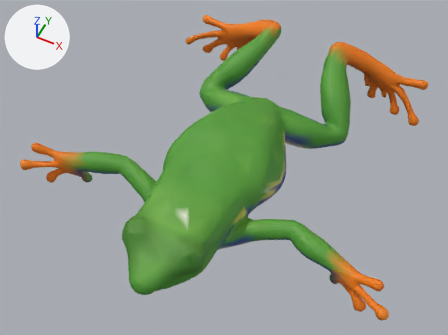
An edit to the glTF model public/assets/creatures/redeye.swim.lo.glb, drawn before and after from the same camera.
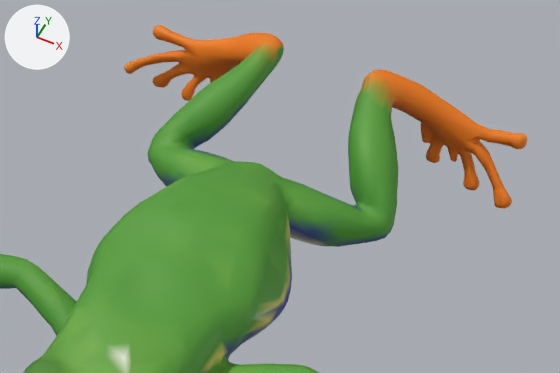
Old and new are each drawn whole from a 50 mm lens placed at (0.0441, -0.0818, 0.1226), pointed at (-0.0022, 0.0109, 0.0068) and again close up on the part from 25% to 100% of the width and 0% to 67% of the height. Every picture has the same lights, and +X, +Y and +Z are marked at upper left. The first two pictures are the older version. Where no turn or scale is listed for an object, it has been applied to the vertices.

The first close-up shows 'redeye.swim'.
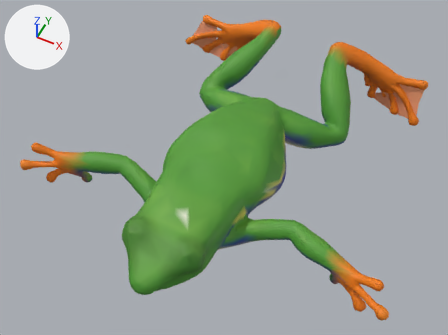
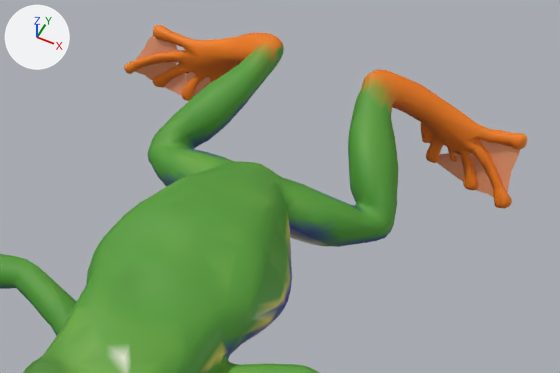
Boxes (x1, y1, x2, y2) around the edits, measured in the close-ups (560 x 373 px):
part 1 of me_redeye_swim, added (orange): after (135, 35, 211, 98)
part 2 of me_redeye_swim, added (orange): after (437, 139, 520, 197)

Patch to the scene script:
```diff
--- a/public/assets/creatures/redeye.swim.lo.glb.py
+++ b/public/assets/creatures/redeye.swim.lo.glb.py
@@ me_redeye_swim @@
 # used by ob_redeye_swim; location = (-0.0002, 0.0153, 0.0096)
-me_redeye_swim.from_pydata(...)  # 3502 vertices, 7000 faces; spans x -0.0466..0.0466, y -0.047..0.047, z -0.0117..0.0117
+me_redeye_swim.from_pydata(...)  # 3664 vertices, 7224 faces; spans x -0.0466..0.0466, y -0.047..0.047, z -0.0117..0.0117
+# me_redeye_swim part 1: a new loose piece of 93 vertices spanning x -0.0395..-0.0208, y 0.0426..0.0463, z -0.0109..0.0002, in mat_redeye_swim
+# me_redeye_swim part 2: a new loose piece of 69 vertices spanning x 0.0215..0.0362, y 0.0401..0.0454, z -0.0102..0.0008, in mat_redeye_swim
 me_redeye_swim.materials.append(mat_redeye_swim)
```
